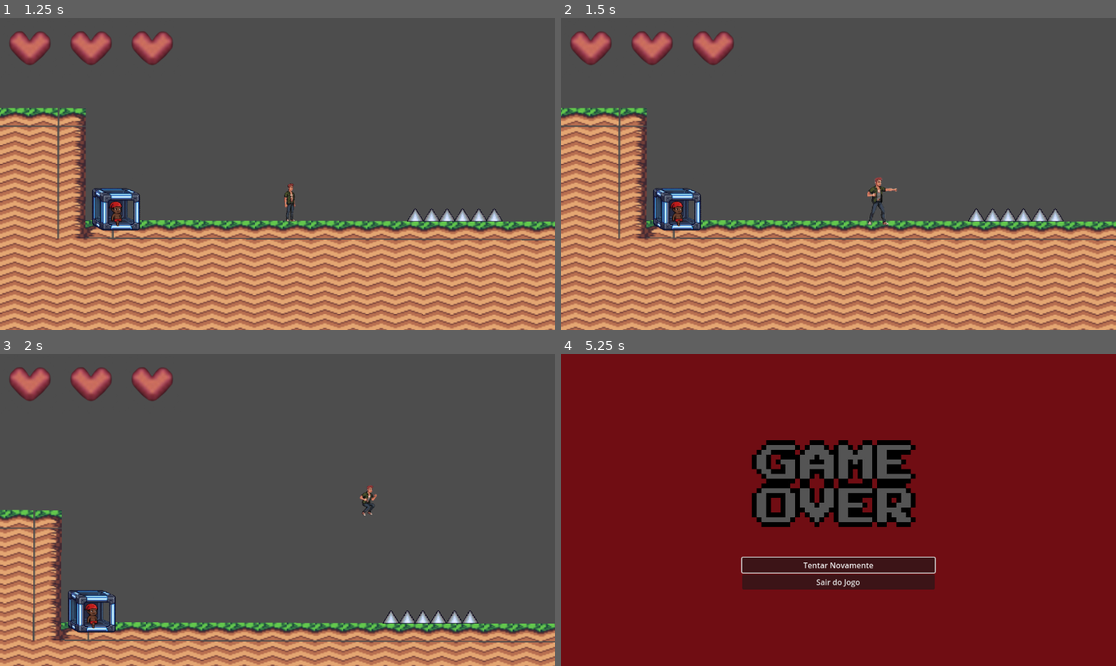
Above: before the commit, frames 1-4 (two rows, left to right).
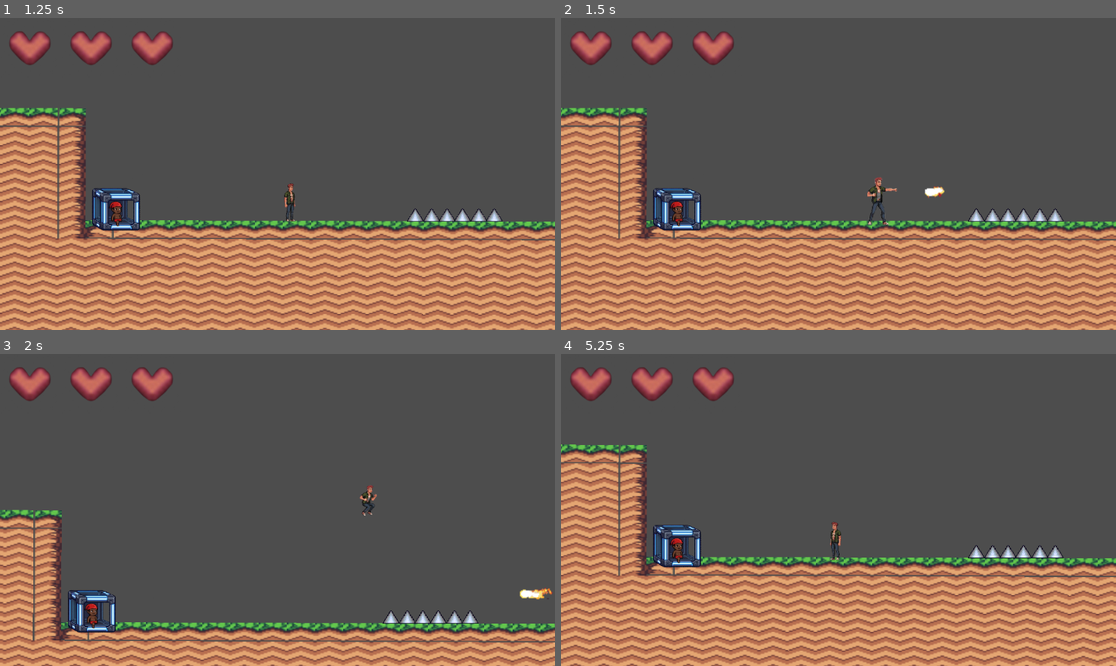
Above: after the commit, the same moments.

Repository: C4rloSegundo/jogo-folclore
Game: Godot game, scene res://menu.tscn
Two runs of this game, one before a commit and one after it. Both use one fixed random seed, a clock stepped at 60 frames per second and the inputs below.
Inputs:
- Up to frame 1 (1.25 s): click "JOGAR" at 0.5 s
- Up to frame 2 (1.5 s): hold D (direita) from 1.28 s (still down); tap K (atacar) at 1.35 s
- Up to frame 3 (2 s): keep holding D (direita); tap Space (pular) at 1.52 s
- Up to frame 4 (5.25 s): tap K (atacar) at 2.1, 3.05, 3.6, 4.35 s; tap Space (pular) at 2.27, 3.77, 4.52 s; release D (direita) at 2.78 s; hold A (esquerda) 2.78-3.53 s; hold F (interagir) 2.78-3.53 s; hold D (direita) 3.53-5.03 s; hold A (esquerda) from 5.03 s (still down); tap F (interagir) at 5.1 s

Frame 1 is identical in both runs. In frame 2, 0.1% of the frame differs, in the area x 65-70%, y 53-58%; in frame 3, 0.2%; in frame 4, 97%, in the area x 0-100%, y 0-100%.

Commit message:
personagem atirando bola de fogo

Diff:
--- /dev/null
+++ b/bola_de_fogo.gd
@@ -0,0 +1,48 @@
+extends Area2D
+
+# Configurações da Bola
+@export var velocidade: float = 400.0
+@export var dano: int = 1
+var direcao: int = 1 # 1 = Direita, -1 = Esquerda
+
+# Referência automática ao nó de animação
+@onready var anim: AnimatedSprite2D = $AnimatedSprite2D
+
+func _ready():
+	print("FOGO: Nasci na posição ", global_position) # <-- ADICIONA ISTO
+	# 1. Toca a animação assim que nasce
+	if anim:
+		anim.play("default")
+
+	# 2. Se a bola for para a esquerda, roda o desenho 180 graus
+	if direcao == -1:
+		rotation_degrees = 180
+
+func _process(delta):
+	# Move a bola para a frente
+	position.x += velocidade * direcao * delta
+
+# Quando a bola bate em algo
+func _on_body_entered(body):
+	# Ignora o jogador
+	if body.is_in_group("jogador"):
+		return
+	# ADICIONA ISTO PARA SABER NO QUE BATEU
+	print("FOGO: Bati em ", body.name, "kk e vou morrer.")
+	# Se for Inimigo, dá dano
+	if body.has_method("levar_dano"):
+		body.levar_dano(dano)
+		queue_free() # Destrói a bola
+
+	# Se for Parede/Chão
+	elif body is TileMap or body is TileMapLayer:
+		queue_free() # Destrói a bola
+
+# Quando a bola sai da tela (limpeza)
+func _on_visible_on_screen_notifier_2d_screen_exited():
+	print("FOGO: Sai da tela. Tchau.") # <-- ADICIONA ISTO
+	queue_free()
+
+
+func _on_visible_on_screen_enabler_2d_screen_exited() -> void:
+	pass # Replace with function body.
--- /dev/null
+++ b/bola_de_fogo.tscn
@@ -0,0 +1,103 @@
+[gd_scene load_steps=15 format=3 uid="uid://bs73fca50r7pm"]
+
+[ext_resource type="Script" uid="uid://byyxupuvos3hf" path="res://bola_de_fogo.gd" id="1_gu3bg"]
+[ext_resource type="Texture2D" uid="uid://d2wjenb6x8b0n" path="res://assets/poderes/Jumping_Small_Fireball_14x45.png" id="1_l3gnx"]
+
+[sub_resource type="AtlasTexture" id="AtlasTexture_aketx"]
+atlas = ExtResource("1_l3gnx")
+region = Rect2(0, 41, 14, 41)
+
+[sub_resource type="AtlasTexture" id="AtlasTexture_ib1n5"]
+atlas = ExtResource("1_l3gnx")
+region = Rect2(14, 41, 14, 41)
+
+[sub_resource type="AtlasTexture" id="AtlasTexture_652he"]
+atlas = ExtResource("1_l3gnx")
+region = Rect2(28, 41, 14, 41)
+
+[sub_resource type="AtlasTexture" id="AtlasTexture_6l054"]
+atlas = ExtResource("1_l3gnx")
+region = Rect2(42, 41, 14, 41)
+
+[sub_resource type="AtlasTexture" id="AtlasTexture_hsxvf"]
+atlas = ExtResource("1_l3gnx")
+region = Rect2(56, 41, 14, 41)
+
+[sub_resource type="AtlasTexture" id="AtlasTexture_mk5ld"]
+atlas = ExtResource("1_l3gnx")
+region = Rect2(70, 41, 14, 41)
+
+[sub_resource type="AtlasTexture" id="AtlasTexture_sc0ox"]
+atlas = ExtResource("1_l3gnx")
+region = Rect2(84, 41, 14, 41)
+
+[sub_resource type="AtlasTexture" id="AtlasTexture_si7h1"]
+atlas = ExtResource("1_l3gnx")
+region = Rect2(98, 41, 14, 41)
+
+[sub_resource type="AtlasTexture" id="AtlasTexture_84x8a"]
+atlas = ExtResource("1_l3gnx")
+region = Rect2(112, 41, 14, 41)
+
+[sub_resource type="AtlasTexture" id="AtlasTexture_h71qt"]
+atlas = ExtResource("1_l3gnx")
+region = Rect2(126, 41, 14, 41)
+
+[sub_resource type="SpriteFrames" id="SpriteFrames_6n15b"]
+animations = [{
+"frames": [{
+"duration": 1.0,
+"texture": SubResource("AtlasTexture_aketx")
+}, {
+"duration": 1.0,
+"texture": SubResource("AtlasTexture_ib1n5")
+}, {
+"duration": 1.0,
+"texture": SubResource("AtlasTexture_652he")
+}, {
+"duration": 1.0,
+"texture": SubResource("AtlasTexture_6l054")
+}, {
+"duration": 1.0,
+"texture": SubResource("AtlasTexture_hsxvf")
+}, {
+"duration": 1.0,
+"texture": SubResource("AtlasTexture_mk5ld")
+}, {
+"duration": 1.0,
+"texture": SubResource("AtlasTexture_sc0ox")
+}, {
+"duration": 1.0,
+"texture": SubResource("AtlasTexture_si7h1")
+}, {
+"duration": 1.0,
+"texture": SubResource("AtlasTexture_84x8a")
+}, {
+"duration": 1.0,
+"texture": SubResource("AtlasTexture_h71qt")
+}],
+"loop": true,
+"name": &"default",
+"speed": 15.0
+}]
+
+[sub_resource type="RectangleShape2D" id="RectangleShape2D_fornr"]
+size = Vector2(31, 7)
+
+[node name="BolaDeFogo" type="Area2D"]
+z_index = 10
+script = ExtResource("1_gu3bg")
+
+[node name="AnimatedSprite2D" type="AnimatedSprite2D" parent="."]
+rotation = 1.5707964
+sprite_frames = SubResource("SpriteFrames_6n15b")
+autoplay = "default"
+frame_progress = 0.048885804
+
+[node name="CollisionShape2D" type="CollisionShape2D" parent="."]
+shape = SubResource("RectangleShape2D_fornr")
+
+[node name="VisibleOnScreenNotifier2D" type="VisibleOnScreenNotifier2D" parent="."]
+
+[connection signal="body_entered" from="." to="." method="_on_body_entered"]
+[connection signal="screen_exited" from="VisibleOnScreenNotifier2D" to="." method="_on_visible_on_screen_notifier_2d_screen_exited"]
--- a/curumin.gd
+++ b/curumin.gd
@@ -1,104 +1,124 @@
 extends CharacterBody2D
 
-# --- Constantes de Física ---
+# --- Constantes ---
 const VELOCIDADE_ANDAR: float = 150.0
 const FORCA_PULO: float = -300.0
 const GRAVIDADE: float = 400.0
+const CENA_BOLA_FOGO = preload("res://bola_de_fogo.tscn")
 
-# --- Variáveis de Estado ---
+# --- Estado ---
 var vida_max: int = 3
 var vida_atual: int = 3
 var ultimo_checkpoint_pos: Vector2
 var esta_invencivel: bool = false
 
-# --- Sinais ---
 signal saude_mudou(vida_atual: int)
 
-# --- Referências de Nós ---
+# --- Referências ---
 @onready var sprite: AnimatedSprite2D = $Sprite
-@onready var hitbox_ataque: Area2D = $Hitboxataque
-@onready var shape_ataque = $Hitboxataque/CollisionShape2D
+@onready var hitbox_ataque: Area2D = get_node_or_null("Hitboxataque")
+@onready var shape_ataque = get_node_or_null("Hitboxataque/CollisionShape2D")
 @onready var timer_invencibilidade: Timer = $TimerInvencibilidade
+@onready var ponto_tiro: Marker2D = get_node_or_null("PontoTiro")
 
-# Chamado assim que a cena entra na árvore
 func _ready():
 	vida_atual = vida_max
 	ultimo_checkpoint_pos = global_position
-	print("Personagem pronto!")
 
-	# Garante que o ataque começa desligado
-	shape_ataque.disabled = true
+	if not ponto_tiro:
+		print("ERRO: O nó 'PontoTiro' (Marker2D) não foi encontrado!")
 
-# Chamado a cada frame de física
+	if shape_ataque:
+		shape_ataque.disabled = true
+	add_to_group("jogador")
+
 func _physics_process(delta: float):
 
-	# --- Gravidade ---
 	if not is_on_floor():
 		velocity.y += GRAVIDADE * delta
 
-	# --- Lógica de Pulo ---
 	if Input.is_action_just_pressed("pular") and is_on_floor():
 		velocity.y = FORCA_PULO
 
-	# --- Lógica de Movimento (Esquerda/Direita) ---
 	var direcao = Input.get_axis("esquerda", "direita")
 	velocity.x = direcao * VELOCIDADE_ANDAR
 
-	# --- VIRAR SPRITE E HITBOX (AQUI ESTÁ A CORREÇÃO) ---
+	# --- SISTEMA DE VIRAR TUDO ---
 	if direcao > 0: # Direita
 		sprite.flip_h = false
-		# Empurra a hitbox para a direita (número positivo)
-		hitbox_ataque.position.x = abs(hitbox_ataque.position.x)
+
+		# Empurra Hitbox para a direita
+		if hitbox_ataque:
+			hitbox_ataque.position.x = abs(hitbox_ataque.position.x)
+
+		# Empurra Mira para a direita (Valor Positivo)
+		if ponto_tiro:
+			ponto_tiro.position.x = abs(ponto_tiro.position.x)
 
 	elif direcao < 0: # Esquerda
 		sprite.flip_h = true
-		# Empurra a hitbox para a esquerda (número negativo)
-		hitbox_ataque.position.x = -abs(hitbox_ataque.position.x)
 
-	# --- Lógica de Animação e Ataque ---
+		# Empurra Hitbox para a esquerda
+		if hitbox_ataque:
+			hitbox_ataque.position.x = -abs(hitbox_ataque.position.x)
+
+		# Empurra Mira para a esquerda (Valor Negativo)
+		if ponto_tiro:
+			ponto_tiro.position.x = -abs(ponto_tiro.position.x)
+
+	# --- Ataque ---
 	if Input.is_action_just_pressed("atacar"):
 		sprite.play("atacando")
-		# Nota: Se tiveres uma animação "atacando", o position.y = 0 pode não ser necessário
-		# a menos que a tua animação esteja desalinhada
 		sprite.position.y = 0
-		shape_ataque.disabled = false
+		if shape_ataque:
+			shape_ataque.disabled = false
 
-	# Se a animação não for atacar OU se ela já acabou
+		# Dispara a bola
+		criar_bola_de_fogo()
+
 	elif sprite.animation != "atacando" or not sprite.is_playing():
-		shape_ataque.disabled = true
+		if shape_ataque:
+			shape_ataque.disabled = true
 
-		if not is_on_floor():
-			sprite.play("pulando")
-		elif direcao != 0:
-			sprite.play("andando")
-		else:
-			sprite.play("parado")
+		if not is_on_floor(): sprite.play("pulando")
+		elif direcao != 0: sprite.play("andando")
+		else: sprite.play("parado")
 
 	move_and_slide()
 
-# --- Funções de Combate ---
-
-func levar_dano(dano: int):
-	# 1. Se já estiver invencível, ignora
-	if esta_invencivel:
+# --- FUNÇÃO DE TIRO ---
+func criar_bola_de_fogo():
+	if not ponto_tiro:
+		print("ERRO: PontoTiro não encontrado!")
 		return
 
-	# 2. Aplica o dano
+	var nova_bola = CENA_BOLA_FOGO.instantiate()
+
+	# 1. Direção
+	if sprite.flip_h:
+		nova_bola.direcao = -1
+	else:
+		nova_bola.direcao = 1
+
+	# 2. O SEGREDO MÁXIMO (Top Level + Marker2D)
+	# O top_level faz a bola ignorar escalas estranhas do cenário
+	nova_bola.top_level = true
+
+	# A global_position pega a coordenada exata do pixel da tua mira no mundo
+	nova_bola.global_position = ponto_tiro.global_position
+
+	# 3. Adiciona ao mundo
+	get_parent().add_child(nova_bola)
+# ... (Resto das funções de dano mantidas iguais) ...
+func levar_dano(dano: int):
+	if esta_invencivel: return
 	vida_atual -= dano
 	saude_mudou.emit(vida_atual)
-	print("Personagem tomou dano! Vidas restantes: ", vida_atual)
-
-	if vida_atual <= 0:
-		morrer()
-	else:
-		# 3. Fica invencível temporariamente
-		iniciar_invencibilidade()
+	if vida_atual <= 0: morrer()
+	else: iniciar_invencibilidade()
 
 func morrer():
-	print("PERSONAGEM MORREU!")
-	# Muda para a cena de Game Over
-	# Certifique-se de salvar a cena de morte como "tela_morte.tscn"
-	get_tree().change_scene_to_file("res://tela_de_morte.tscn")
+	get_tree().reload_current_scene()
 
 func iniciar_invencibilidade():
 	esta_invencivel = true
@@ -108,19 +128,7 @@
 func _on_timer_invencibilidade_timeout() -> void:
 	esta_invencivel = false
 	modulate.a = 1.0
-	print("Invencibilidade acabou.")
 
-# --- Conexão de Sinal (Ataque do Player) ---
 func _on_hitbox_ataque_area_entered(body):
-	# Esta função é chamada quando a ESPADA acerta algo
-	print("Hitbox acertou: ", body.name)
-	if body.has_method("levar_dano"):
-		# Garante que não se ataca a si mesmo (caso a hitbox toque no player)
-		if body != self:
-			body.levar_dano(1)
-
-func curar_total():
-	vida_atual = vida_max
-	saude_mudou.emit(vida_atual)
-	ultimo_checkpoint_pos = global_position
-	print("Checkpoint salvo! Vida recuperada.")
+	if body != self and body.has_method("levar_dano"):
+		body.levar_dano(1)
--- a/inimigos.tscn
+++ b/inimigos.tscn
@@ -114,7 +114,7 @@
 position = Vector2(-1.9073486e-06, 0)
 scale = Vector2(0.497, 0.497)
 sprite_frames = SubResource("SpriteFrames_0tcue")
-animation = &"atacando"
+animation = &"andar"
 autoplay = "andar"
 
 [node name="CollisionShape2D" type="CollisionShape2D" parent="soldado"]
--- a/personagem.tscn
+++ b/personagem.tscn
@@ -96,7 +96,7 @@
 position = Vector2(0, 3.0000014)
 scale = Vector2(0.25263157, 0.25128204)
 sprite_frames = SubResource("SpriteFrames_87qvo")
-animation = &"andando"
+animation = &"atacando"
 centered = false
 
 [node name="colisão" type="CollisionShape2D" parent="curumin"]
@@ -122,5 +122,8 @@
 wait_time = 0.5
 one_shot = true
 
+[node name="PontoTiro" type="Marker2D" parent="curumin"]
+position = Vector2(31, 19)
+
 [connection signal="body_entered" from="curumin/Hitboxataque" to="curumin" method="_on_hitbox_ataque_area_entered"]
 [connection signal="timeout" from="curumin/TimerInvencibilidade" to="curumin" method="_on_timer_invencibilidade_timeout"]
Binary file added: assets/inimigos/Black_Soldier.png
Not shown, added: assets/inimigos/Black_Soldier.png.import
Binary file added: assets/inimigos/Black_Soldier_Respaw.png
Not shown, added: assets/inimigos/Black_Soldier_Respaw.png.import
Not shown, added: assets/poderes/Character effects hearts.png.import
Binary file added: assets/poderes/Fireball_68x9.png
Not shown, added: assets/poderes/Fireball_68x9.png.import
Binary file added: assets/poderes/Jumping_Small_Fireball_14x45.png
Not shown, added: assets/poderes/Jumping_Small_Fireball_14x45.png.import
Not shown, added: bola_de_fogo.gd.uid
